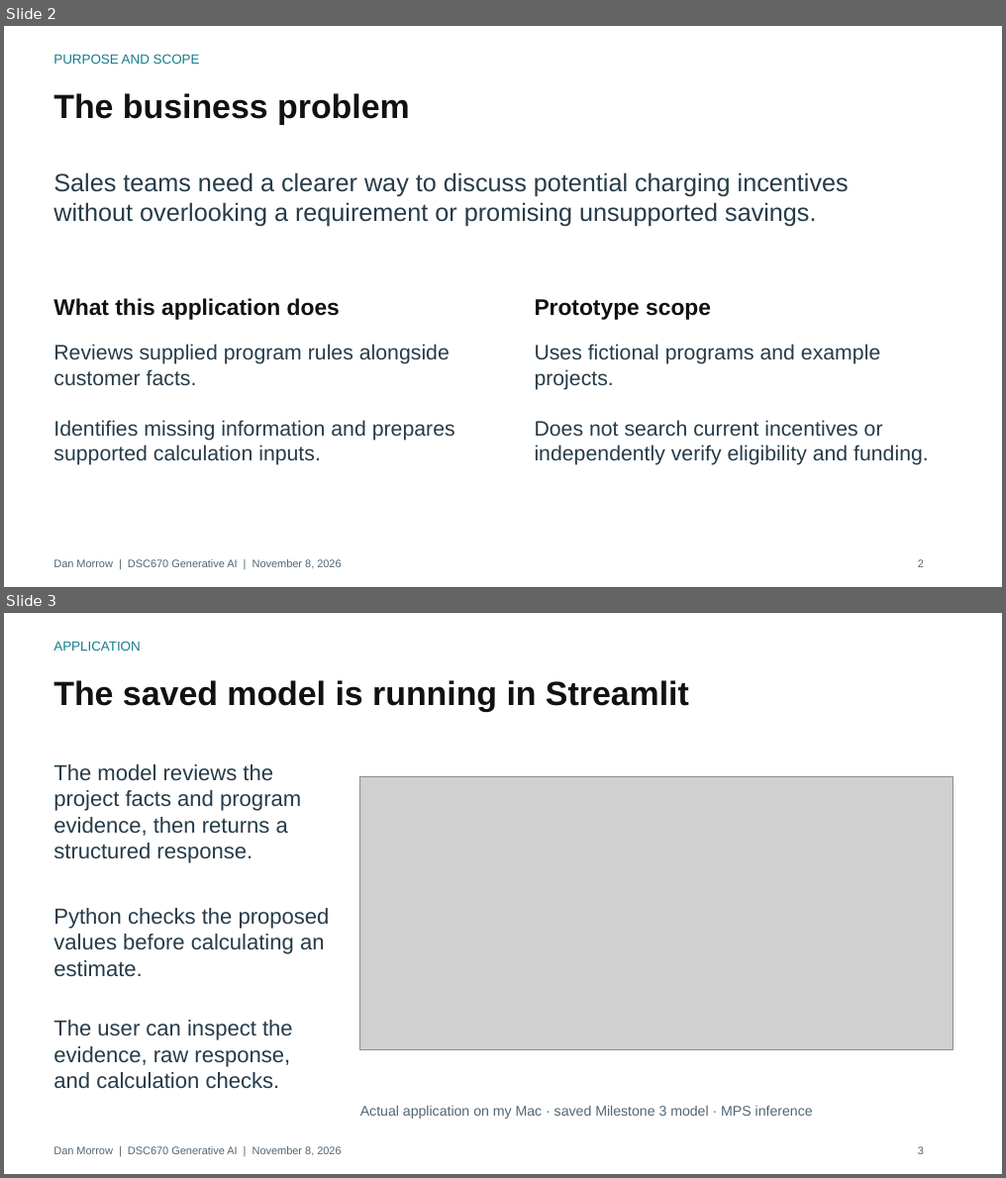
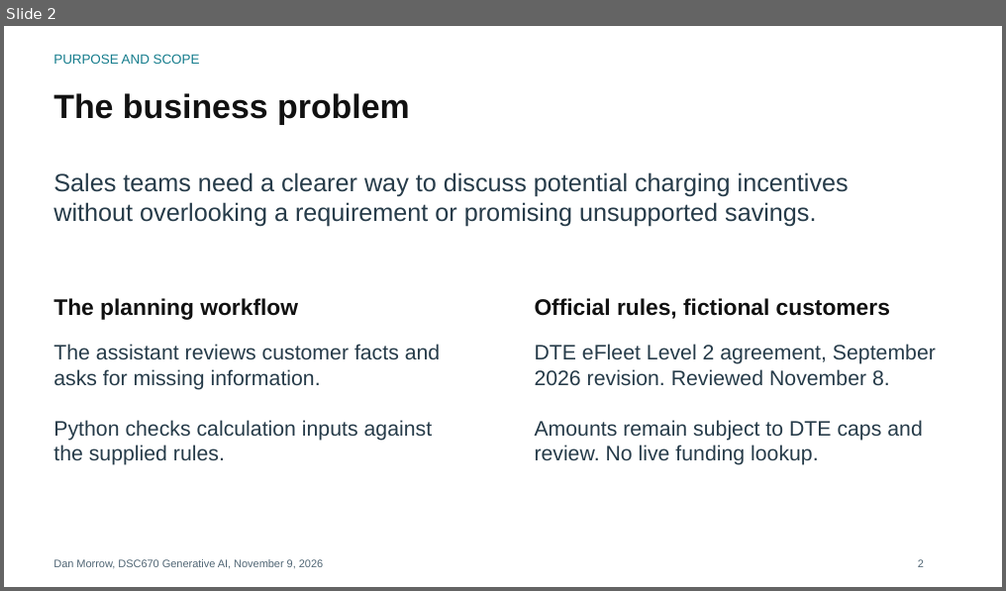
Before and after one commit to danof2morrow/data-science-portfolio, a slide deck: generative-ai/commercial-fleet-ev-incentive-assistant/commercial_fleet_ev_incentive_assistant_presentation.pptx. Shown one above the other, each under a label of ours: slides 2 and 3 before the commit, slide 2 after it. The pictures are 1006x1178 and 1006x591 pixels, drawn with LibreOffice and Linux fonts; fonts in the diff are those of the drawing; grey boxes stand for pictures. Boxes give left, top, right and bottom in pixels: in the first picture for what was removed or moved away, otherwise in the second. Text is boxed around its words. In the diff, an @@ line names an element or a change of style, - is before the commit and + after.

Commit message:
Complete DTE Streamlit portfolio with trained model evidence and live limitations

```diff
--- a/generative-ai/commercial-fleet-ev-incentive-assistant/commercial_fleet_ev_incentive_assistant_presentation.pptx
+++ b/generative-ai/commercial-fleet-ev-incentive-assistant/commercial_fleet_ev_incentive_assistant_presentation.pptx
@@ slide 3 removed at (4, 613, 1002, 1174), background #FFFFFF @@
@@ text removed at (54, 641, 140, 651) @@
-APPLICATION
@@ text removed at (54, 680, 689, 712) @@
-The saved model is running in Streamlit
@@ text removed at (54, 764, 301, 863) @@
-The model reviews the project facts and program evidence, then returns a structured response.
@@ picture removed at (360, 777, 953, 1051) @@
@@ text removed at (54, 908, 330, 977) @@
-Python checks the proposed values before calculating an estimate.
@@ text removed at (54, 1020, 293, 1089) @@
-The user can inspect the evidence, raw response, and calculation checks.
@@ text removed at (360, 1105, 813, 1119) @@
-Actual application on my Mac · saved Milestone 3 model · MPS inference
@@ text removed at (54, 1147, 341, 1157) @@
-Dan Morrow | DSC670 Generative AI | November 8, 2026
@@ text removed at (918, 1147, 924, 1155) @@
-3
@@ slide 2 changed as well @@
@@ text at (54, 298, 298, 320): text changed @@
-What this application does
+The planning workflow
@@ text at (535, 298, 890, 319): text changed @@
-Prototype scope
+Official rules, fictional customers
@@ text at (54, 344, 440, 466): text changed @@
-Reviews supplied program rules alongside customer facts.
-Identifies missing information and prepares supported calculation inputs.
+The assistant reviews customer facts and asks for missing information.
+Python checks calculation inputs against the supplied rules.
@@ text at (535, 344, 936, 466): text changed @@
-Uses fictional programs and example projects.
-Does not search current incentives or independently verify eligibility and funding.
+DTE eFleet Level 2 agreement, September 2026 revision. Reviewed November 8.
+Amounts remain subject to DTE caps and review. No live funding lookup.
@@ text at (54, 560, 323, 570): text changed @@
-Dan Morrow | DSC670 Generative AI | November 8, 2026
+Dan Morrow, DSC670 Generative AI, November 9, 2026
```
Also in this commit, not shown: 3 other slides changed, 4 slides added, 3 other slides removed, 23 other files.
